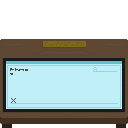
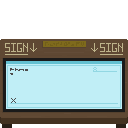
Revision of a layered w=128, h=128 image; what changed, layer by layer:
added layer "Layer 8" above "P. Peanut" over [5, 43, 123, 55]
